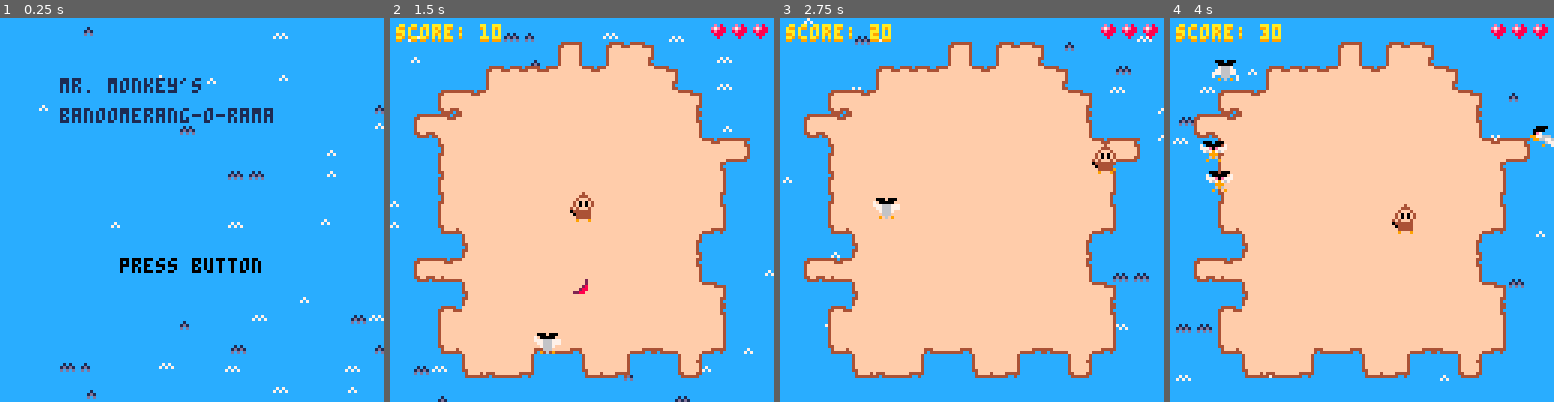
Above: before the commit, frames 1-4 (left to right).
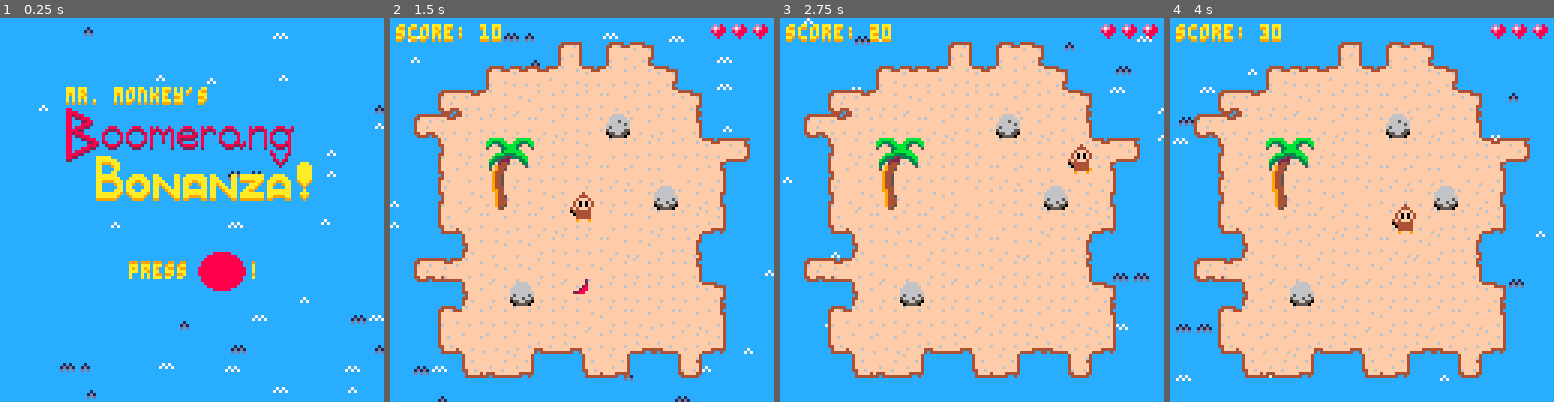
Above: after the commit, the same moments.

Repository: ravertass/BananaJamGame
Game: PICO-8 cartridge monkey.p8
The game is run twice, just before and just after one commit, with the same random seed, the same clock (stepped at 60 frames per second) and the same inputs.
Inputs:
- Up to frame 1 (0.25 s): no input
- Up to frame 2 (1.5 s): tap X (X key) at 0.33, 1.07 s; tap O (Z key) at 0.7 s
- Up to frame 3 (2.75 s): hold Right 1.6-2.1 s; tap O (Z key) at 1.7, 2.1, 2.5 s; tap X (X key) at 1.85 s; hold Up 2.15-2.42 s; hold Right from 2.47 s (still down)
- Up to frame 4 (4 s): tap O (Z key) at 2.9, 3.3, 3.7 s; tap X (X key) at 2.97 s; release Right at 3.03 s; hold Left 3.08-3.58 s; hold Down 3.63-3.97 s

The runs differ from the first frame. In frame 1, 9.1% of the frame differs, in the area x 15-82%, y 15-72%; in frame 2, 5.1%; in frame 3, 5.5%; in frame 4, 5.7%.

Commit message:
Added logo

Diff:
--- a/monkey.p8
+++ b/monkey.p8
@@ -70,6 +70,7 @@
 function init_menu()
  state=c_state_menu
  music(c_song_theme)
+ menu_count=0
  init_waves()
 end
 
@@ -157,6 +158,8 @@
 
 function update_menu()
  update_sea()
+ menu_count=
+  (menu_count+1)%20
  if btnp(4) or btnp(5) then
   init_game()
  end
@@ -211,6 +214,7 @@
  update_invincibility(player)
  inc_walk_count(player)
  input()
+ grab()
  enemy_collisions()
 end
 
@@ -230,7 +234,6 @@
 function input()
  move_input()
  boomerang_input()
- grab_input()
 end
 
 function move_input()
@@ -286,8 +289,8 @@
   x1=actor.x;   y1=actor.y+4
   x2=actor.x+7; y2=actor.y+4;
  elseif actor.dir==c_down then
-  x1=actor.x;   y1=actor.y+10
-  x2=actor.x+7; y2=actor.y+10
+  x1=actor.x;   y1=actor.y+9
+  x2=actor.x+7; y2=actor.y+9
  end
 
  if not
@@ -386,18 +389,16 @@
   y<=rect2[4]
 end
 
-function grab_input()
- if btnp(4) then
-  for banana in all(bananas) do
-   if intersect(
-       player_rect(),
-       {banana.x+1,banana.y,
-        banana.x+6,banana.y+7})
-   and not banana.flying
-   and not banana.falling
-   then
-    grab_banana(banana)
-   end
+function grab()
+ for banana in all(bananas) do
+  if intersect(
+      player_rect(),
+      {banana.x+1,banana.y,
+       banana.x+6,banana.y+7})
+  and not banana.flying
+  and not banana.falling
+  then
+   grab_banana(banana)
   end
  end
 end
@@ -663,6 +664,7 @@
  d=get_difficulty()
  if flr(rnd(1200+(d/10)))
     >=1199
+ and #bananas==0
  then
   stork=create_stork()
   banana=create_banana(stork)
@@ -713,7 +715,7 @@
 
 function generate_enemies()
  d=get_difficulty()
- if flr(rnd(60+(d/4)))>=59 then
+ if flr(rnd(50+(d/5)))>=49 then
   add(birds,create_bird())
  end
  if flr(rnd(88+
@@ -819,13 +821,31 @@
  end
 end
 
+c_spr_button=076
 function draw_menu()
  draw_sea()
- print("mr. monkey's",20,20,1)
- print("banoomerang-o-rama",
-       20,30,1)
- print("press button",
-       40,80,0)
+ print("mr. monkey's",22,24,9)
+ print("mr. monkey's",22,23,10)
+ sspr(0,96,96,32,22,29)
+
+ print("press",43,81,9)
+ print("press",43,82,10)
+ draw_menu_button()
+ print("!",83,81,9)
+ print("!",83,82,10)
+end
+
+function draw_menu_button()
+ yoffs=0
+ if flr(menu_count/10)==0 then
+  palt(2,true)
+  yoffs=1
+ end
+ spr(c_spr_button,66,76+yoffs,
+     2,2)
+ if flr(menu_count/10)==0 then
+  palt(2,false)
+ end
 end
 
 function draw_game()
@@ -833,7 +853,9 @@
  draw_map()
  foreach(teeths,draw_teeth)
  foreach(bananas,draw_banana)
+ draw_tree_trunk()
  draw_player()
+ draw_tree()
  foreach(birds,draw_bird)
  foreach(storks,draw_stork)
  draw_boomerang()
@@ -960,6 +982,22 @@
   and player.walk_count%4==0
 end
 
+c_spr_tree_1=132
+c_spr_tree_2=133
+c_spr_tree_3=148
+c_spr_tree_4=149
+c_spr_tree_5=164
+function draw_tree()
+ spr(c_spr_tree_1,32,40)
+ spr(c_spr_tree_2,40,40)
+ spr(c_spr_tree_3,32,48)
+ spr(c_spr_tree_4,40,48)
+end
+
+function draw_tree_trunk()
+ spr(c_spr_tree_5,32,56)
+end
+
 c_sprs_bird_right={104,120}
 c_sprs_bird_down={105,121}
 c_sprs_bird_up={106,122}
@@ -1256,22 +1294,22 @@
 
 __gff__
 0000000000000000000000000000000000000000000000000000000000000000000000000000000000000000000000000000000000000000000000000000000001010101010101010000000000000000010101010101000000000000000000000101010101000000000000000000000001010101010000000000000000000000
-0000000000000000000000000000000000000000000000000000000000000000000000000000000000000000000000000000000000000000000000000000000000000000000000000000000000000000000000000000000000000000000000000000000000000000000000000000000000000000000000000000000000000000
+0000000000000000000000000000000000000000000100000000000000000000000000000000000000000000000000000000000000000000000000000000000000000000000000000000000000000000000000000000000000000000000000000000000000000000000000000000000000000000000000000000000000000008
 __map__
 0000000000000000000000000000000000000000000000000000000000000000000000000000000000000000000000000000000000000000000000000000000000000000000000000000000000000000000000000000000000000000000000000000000000000000000000000000000000000000000000000000000000000000
 0000000000000054004043000000000000000000000000000000000000000000000000000000000000000000000000000000000000000000000000000000000000000000000000000000000000000000000000000000000000000000000000000000000000000000000000000000000000000000000000000000000000000000
 0000000040414251415151430000000000000000000000000000000000000000000000000000000000000000000000000000000000000000000000000000000000000000000000000000000000000000000000000000000000000000000000000000000000000000000000000000000000000000000000000000000000000000
-0000444151515151515151514300000000000000000000000000000000000000000000000000000000000000000000000000000000000000000000000000000000000000000000000000000000000000000000000000000000000000000000000000000000000000000000000000000000000000000000000000000000000000
-0044415151515151515151515300000000000000000000000000000000000000000000000000000000000000000000000000000000000000000000000000000000000000000000000000000000000000000000000000000000000000000000000000000000000000000000000000000000000000000000000000000000000000
-0000505151515151515151515141470000000000000000000000000000000000000000000000000000000000000000000000000000000000000000000000000000000000000000000000000000000000000000000000000000000000000000000000000000000000000000000000000000000000000000000000000000000000
-0000605151515151515151515153000000000000000000000000000000000000000000000000000000000000000000000000000000000000000000000000000000000000000000000000000000000000000000000000000000000000000000000000000000000000000000000000000000000000000000000000000000000000
-0000505151515151515151515163000000000000000000000000000000000000000000000000000000000000000000000000000000000000000000000000000000000000000000000000000000000000000000000000000000000000000000000000000000000000000000000000000000000000000000000000000000000000
-0000705151515151515151515173000000000000000000000000000000000000000000000000000000000000000000000000000000000000000000000000000000000000000000000000000000000000000000000000000000000000000000000000000000000000000000000000000000000000000000000000000000000000
-0000006051515151515151516300000000000000000000000000000000000000000000000000000000000000000000000000000000000000000000000000000000000000000000000000000000000000000000000000000000000000000000000000000000000000000000000000000000000000000000000000000000000000
-0044465151515151515151515300000000000000000000000000000000000000000000000000000000000000000000000000000000000000000000000000000000000000000000000000000000000000000000000000000000000000000000000000000000000000000000000000000000000000000000000000000000000000
-0000006051515151515151515143000000000000000000000000000000000000000000000000000000000000000000000000000000000000000000000000000000000000000000000000000000000000000000000000000000000000000000000000000000000000000000000000000000000000000000000000000000000000
-0000405151515151515151515153000000000000000000000000000000000000000000000000000000000000000000000000000000000000000000000000000000000000000000000000000000000000000000000000000000000000000000000000000000000000000000000000000000000000000000000000000000000000
-0000705151517271515171725173000000000000000000000000000000000000000000000000000000000000000000000000000000000000000000000000000000000000000000000000000000000000000000000000000000000000000000000000000000000000000000000000000000000000000000000000000000000000
+0000444151625151515251514300000000000000000000000000000000000000000000000000000000000000000000000000000000000000000000000000000000000000000000000000000000000000000000000000000000000000000000000000000000000000000000000000000000000000000000000000000000000000
+0044415151515251517652515300000000000000000000000000000000000000000000000000000000000000000000000000000000000000000000000000000000000000000000000000000000000000000000000000000000000000000000000000000000000000000000000000000000000000000000000000000000000000
+0000505162615151615151515141470000000000000000000000000000000000000000000000000000000000000000000000000000000000000000000000000000000000000000000000000000000000000000000000000000000000000000000000000000000000000000000000000000000000000000000000000000000000
+0000605161515151515252615253000000000000000000000000000000000000000000000000000000000000000000000000000000000000000000000000000000000000000000000000000000000000000000000000000000000000000000000000000000000000000000000000000000000000000000000000000000000000
+00005062a5516261515152755263000000000000000000000000000000000000000000000000000000000000000000000000000000000000000000000000000000000000000000000000000000000000000000000000000000000000000000000000000000000000000000000000000000000000000000000000000000000000
+0000705152515251615152515173000000000000000000000000000000000000000000000000000000000000000000000000000000000000000000000000000000000000000000000000000000000000000000000000000000000000000000000000000000000000000000000000000000000000000000000000000000000000
+0000006062625151515262516300000000000000000000000000000000000000000000000000000000000000000000000000000000000000000000000000000000000000000000000000000000000000000000000000000000000000000000000000000000000000000000000000000000000000000000000000000000000000
+0044465162625162625151515300000000000000000000000000000000000000000000000000000000000000000000000000000000000000000000000000000000000000000000000000000000000000000000000000000000000000000000000000000000000000000000000000000000000000000000000000000000000000
+0000006051755151515151515143000000000000000000000000000000000000000000000000000000000000000000000000000000000000000000000000000000000000000000000000000000000000000000000000000000000000000000000000000000000000000000000000000000000000000000000000000000000000
+0000405151515151625152515253000000000000000000000000000000000000000000000000000000000000000000000000000000000000000000000000000000000000000000000000000000000000000000000000000000000000000000000000000000000000000000000000000000000000000000000000000000000000
+0000705252517271515171725173000000000000000000000000000000000000000000000000000000000000000000000000000000000000000000000000000000000000000000000000000000000000000000000000000000000000000000000000000000000000000000000000000000000000000000000000000000000000
 0000007072730000707300007400000000000000000000000000000000000000000000000000000000000000000000000000000000000000000000000000000000000000000000000000000000000000000000000000000000000000000000000000000000000000000000000000000000000000000000000000000000000000
 0000000000000000000000000000000000000000000000000000000000000000000000000000000000000000000000000000000000000000000000000000000000000000000000000000000000000000000000000000000000000000000000000000000000000000000000000000000000000000000000000000000000000000
 0000000000000000000000000000000000000000000000000000000000000000000000000000000000000000000000000000000000000000000000000000000000000000000000000000000000000000000000000000000000000000000000000000000000000000000000000000000000000000000000000000000000000000
Not shown, changed: 84 lines of the sprite sheet (__gfx__) section of monkey.p8
Not shown, changed: the music (__music__) section of monkey.p8
Not shown, changed: the sound effects (__sfx__) section of monkey.p8
